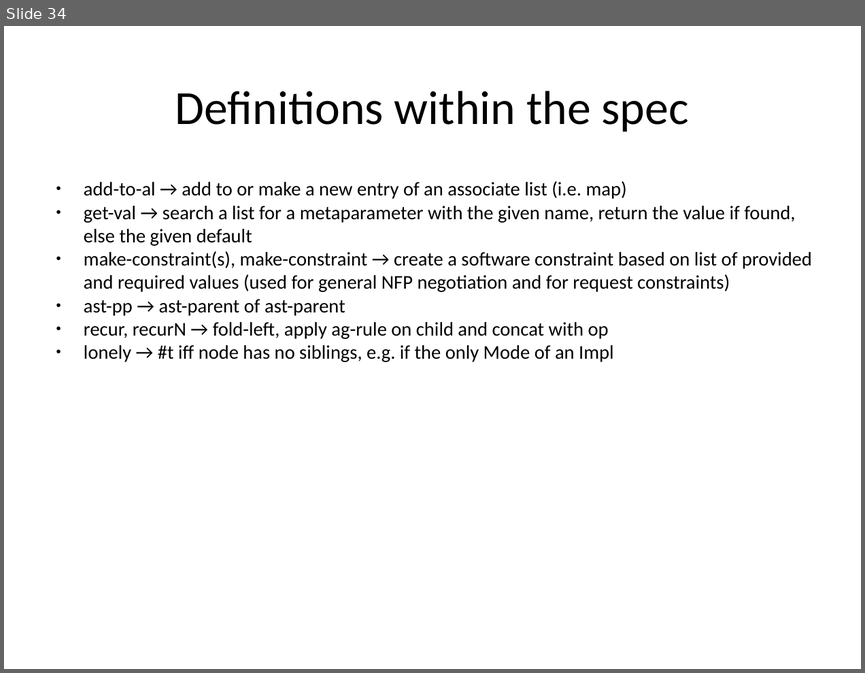
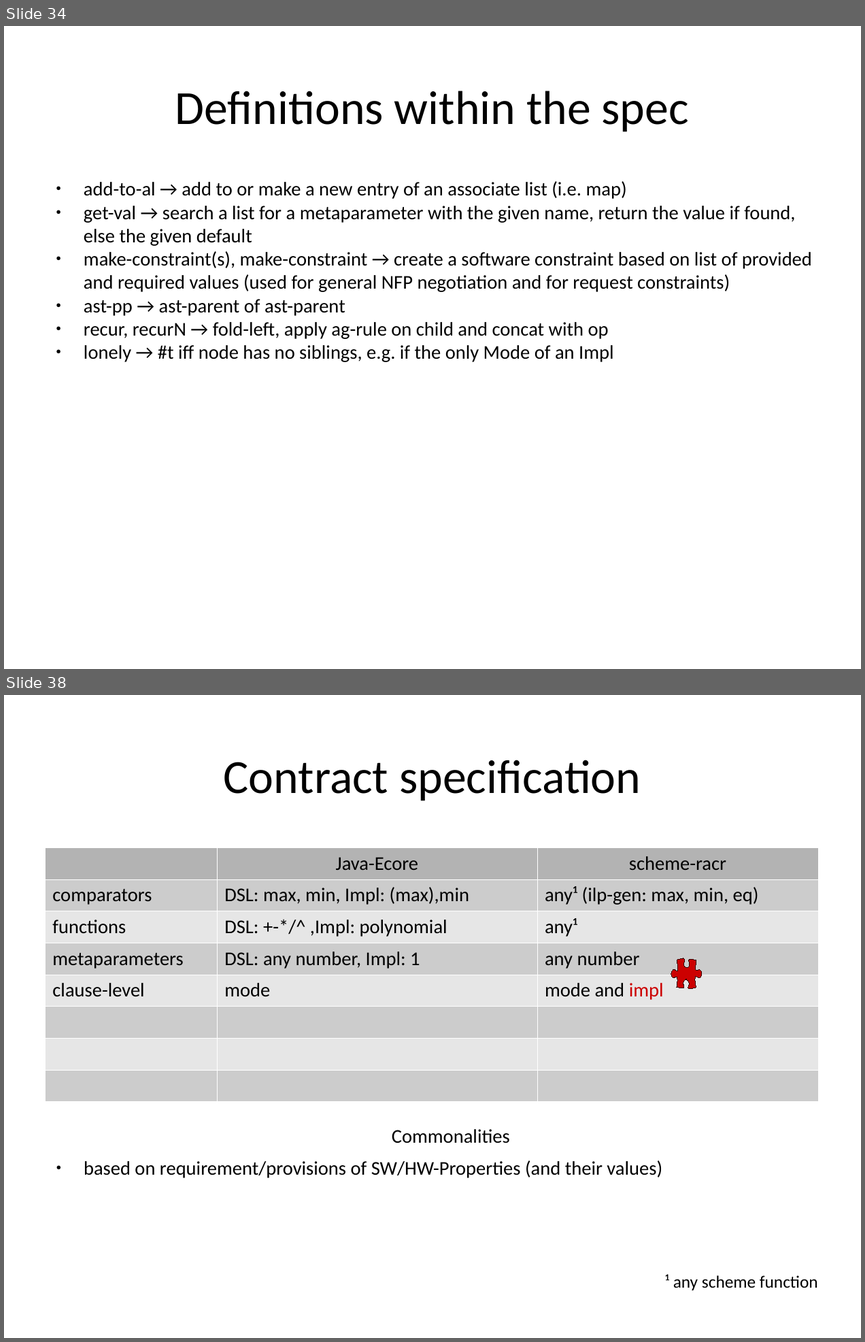
Before and after one commit to rene-schoene/racr-mquat, a slide deck: doc/the-model.odp. Shown one above the other, each under a label of ours: slide 34 before the commit, slides 34 and 38 after it; the slides between them are not shown. The pictures are 865x673 and 865x1342 pixels, drawn with LibreOffice and Linux fonts; fonts in the diff are those of the drawing. Boxes give left, top, right and bottom in pixels: in the first picture for what was removed or moved away, otherwise in the second. Text is boxed around its words. In the diff, an @@ line names an element or a change of style, - is before the commit and + after.

Commit message:
Differences between java-ecore and scheme-racr impl of mquat.

```diff
--- a/doc/the-model.odp
+++ b/doc/the-model.odp
@@ slide 38 added at [4, 695, 861, 1338], background #FFFFFF @@
@@ title added at [224, 760, 640, 801], 44 pt, text #000000 @@
+Contract specification
@@ table added at [45, 847, 819, 1076], 8 rows, 3 columns @@
+ | Java-Ecore | scheme-racr
+comparators | DSL: max, min, Impl: (max),min | any¹ (ilp-gen: max, min, eq)
+functions | DSL: +-*/^ ,Impl: polynomial | any¹
+metaparameters | DSL: any number, Impl: 1 | any number
+clause-level | mode | mode and impl
+ |  | 
+ |  | 
+ |  | 
@@ freeform shape added at [671, 959, 702, 989], fill #CC0000, outline #330000 0 pt @@
@@ text added at [84, 1129, 662, 1178], 18 pt, text #000000 @@
+Commonalities
+● based on requirement/provisions of SW/HW-Properties (and their values)
@@ text added at [665, 1274, 818, 1290], 16 pt, text #000000 @@
+¹ any scheme function
```
Also in this commit, not shown: 7 slides changed, 2 other slides added.
